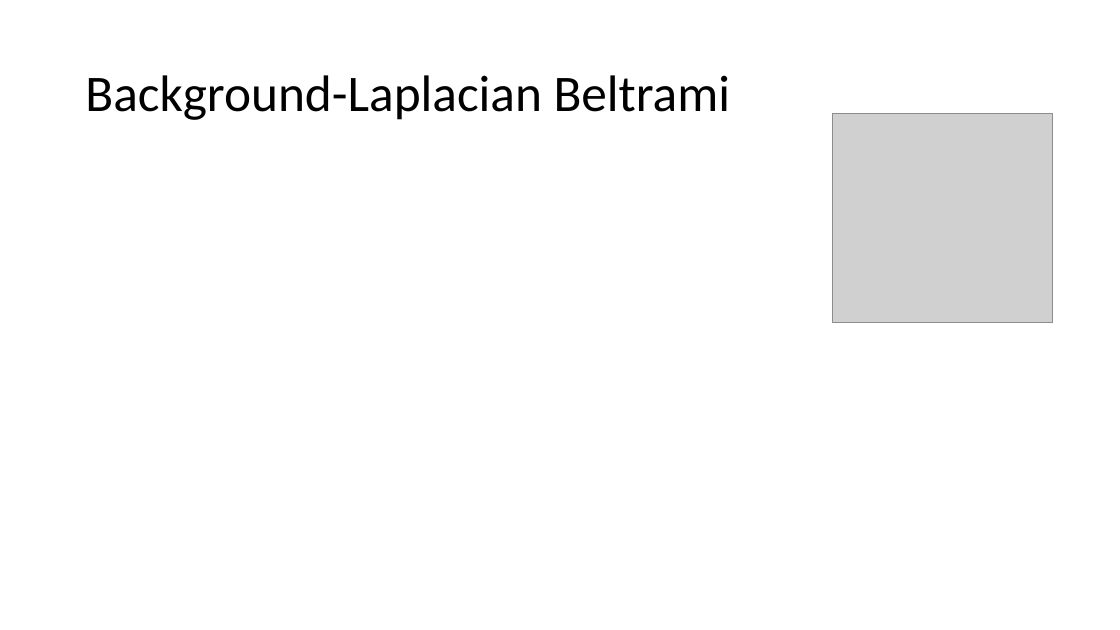
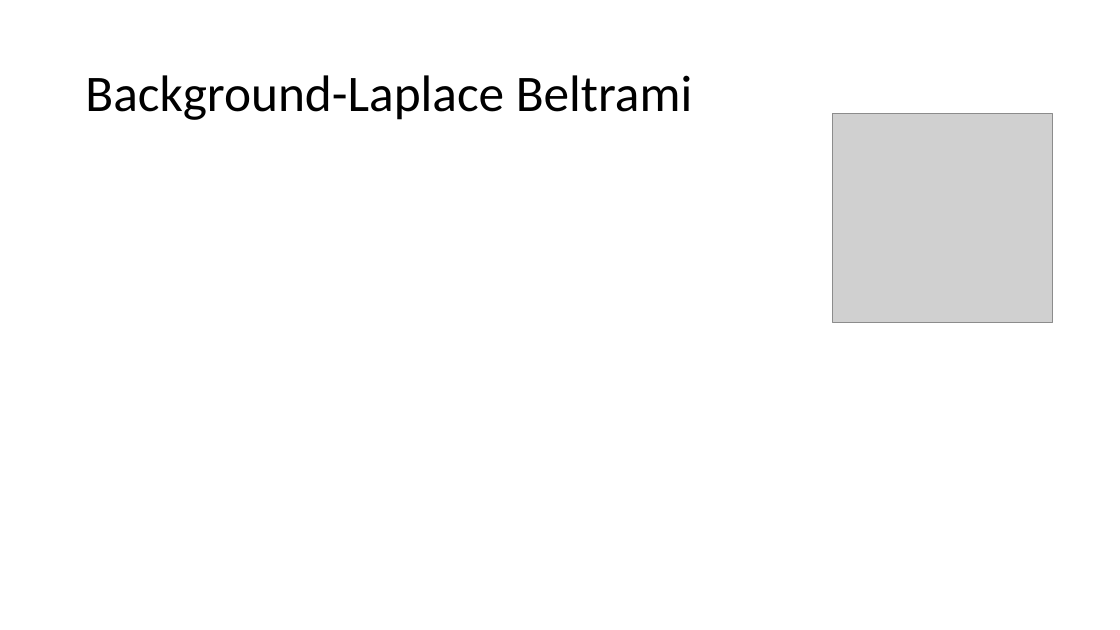
Before and after one commit to tsachiblau/geometricComputerVisionProject, a slide deck: slide 3 of Presentation.pptx. Drawn at 1120x630 pixels with LibreOffice and Linux fonts; fonts in the diff are those of the drawing; grey boxes stand for pictures. Boxes give left, top, right and bottom in pixels: in the first picture for what was removed or moved away, otherwise in the second. Text is boxed around its words. In the diff, an @@ line names an element or a change of style, - is before the commit and + after.

```diff
--- a/Presentation.pptx
+++ b/Presentation.pptx
@@ title at bbox=[85, 75, 692, 120]: text changed @@
-Background-Laplacian Beltrami
+Background-Laplace Beltrami
```
Also in this commit, not shown: 2 other slides changed.
